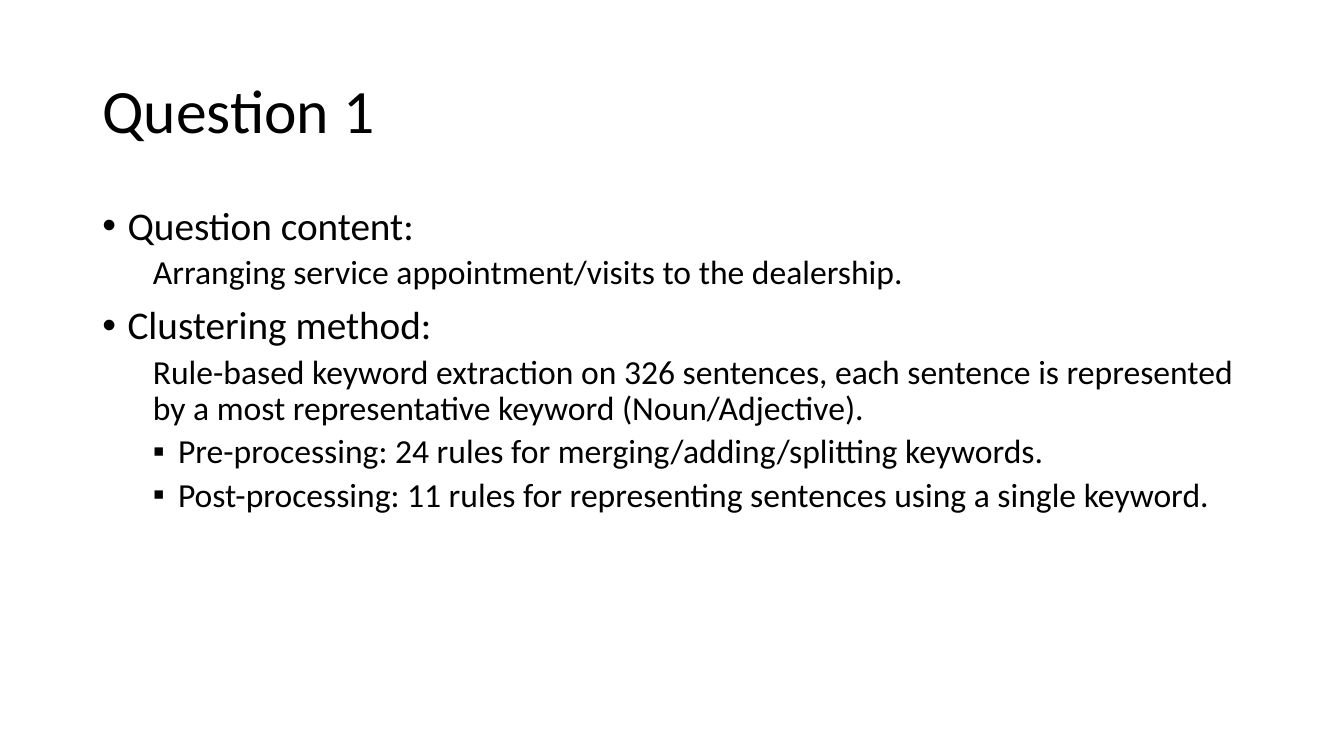
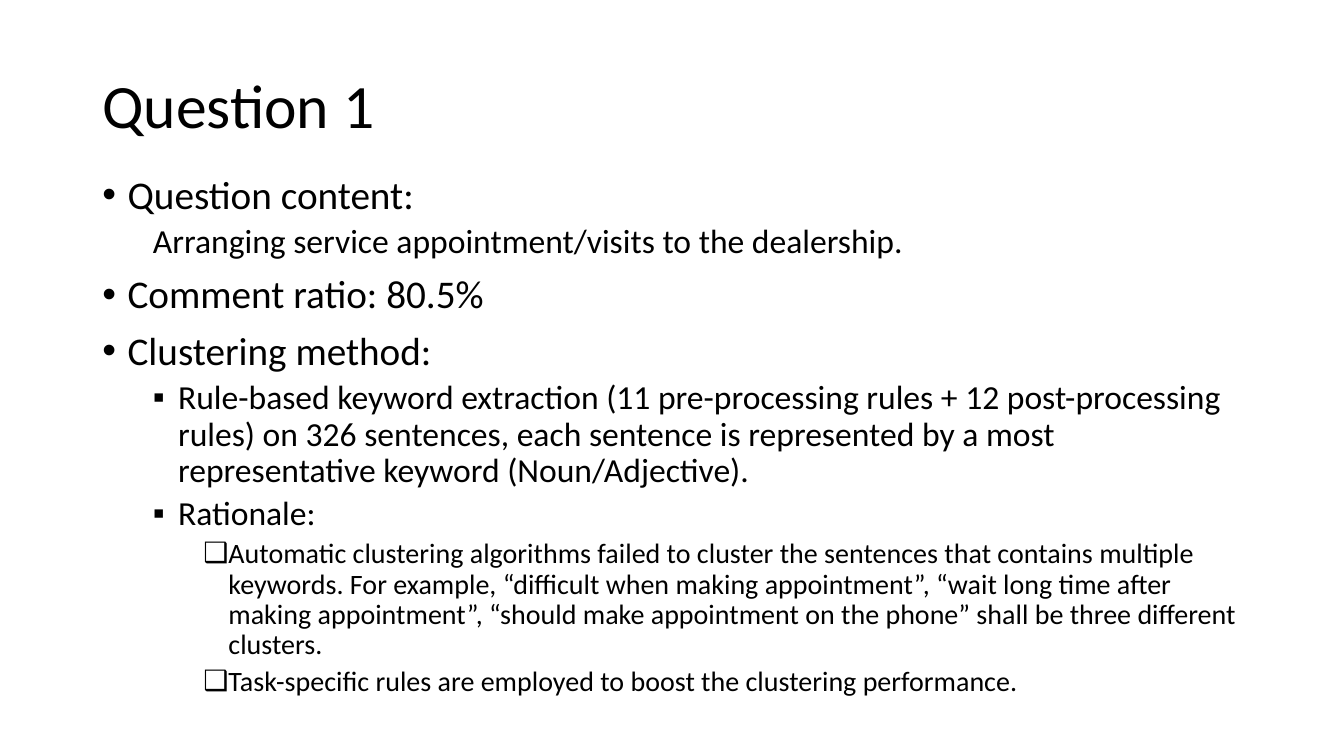
Before and after one commit to Li-Pengfei/review_clustering_Deloitte, a slide deck: slide 9 of Clustering_results_for_Deloitte_v1.pptx (slide 3 before the commit). Drawn at 1344x756 pixels with LibreOffice and Linux fonts; fonts in the diff are those of the drawing. Boxes give left, top, right and bottom in pixels: in the first picture for what was removed or moved away, otherwise in the second. Text is boxed around its words. In the diff, an @@ line names an element or a change of style, - is before the commit and + after.

```diff
--- a/Clustering_results_for_Deloitte_v1.pptx
+++ b/Clustering_results_for_Deloitte_v1.pptx
@@ title "Question 1": place and size @@
-title "Question 1" at [102,90,374,141]
+title "Question 1" at [102,85,374,136]
@@ text "Question content:": place and size @@
-text "Question content:" at [128,213,1233,513]
+text "Question content:" at [128,182,1236,696]
@@ text at [128,281,483,309]: paragraph added @@
+• Comment ratio: 80.5%
@@ text at [178,384,1236,696]: text changed; size 24 to 20 pt @@
-  Rule-based keyword extraction on 326 sentences, each sentence is represented by a most representative keyword (Noun/Adjective).
-  ▪ Pre-processing: 24 rules for merging/adding/splitting keywords.
-  ▪ Post-processing: 11 rules for representing sentences using a single keyword.
+  ▪ Rule-based keyword extraction (11 pre-processing rules + 12 post-processing rules) on 326 sentences, each sentence is represented by a most representative keyword (Noun/Adjective).
+  ▪ Rationale:
+    ❑ Automatic clustering algorithms failed to cluster the sentences that contains multiple keywords. For example, “difficult when making appointment”, “wait long time after making appointment”, “should make appointment on the phone” shall be three different clusters.
+    ❑ Task-specific rules are employed to boost the clustering performance.
```
Also in this commit, not shown: 12 other slides changed, 13 slides added, 15 other files.
